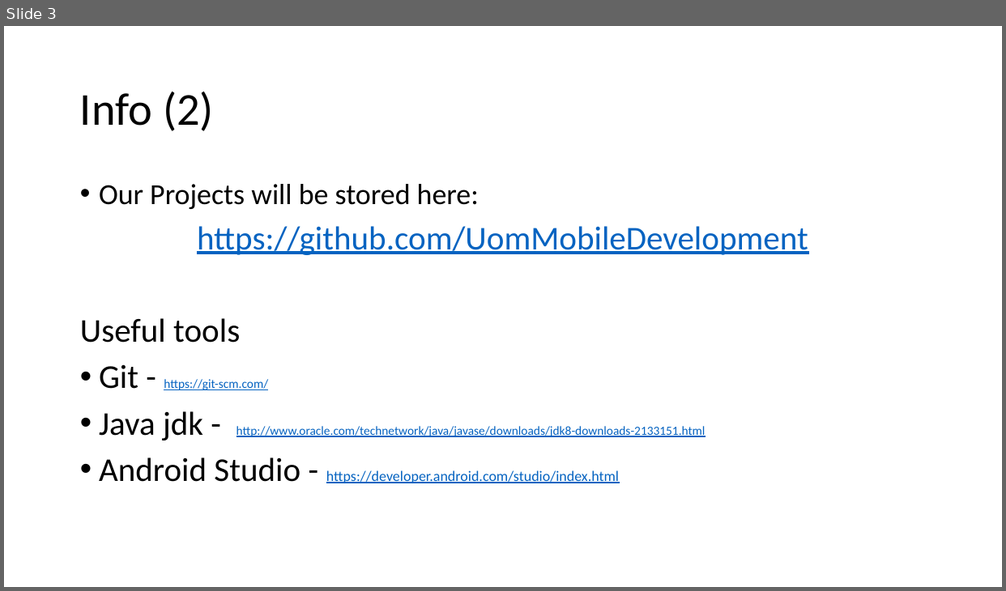
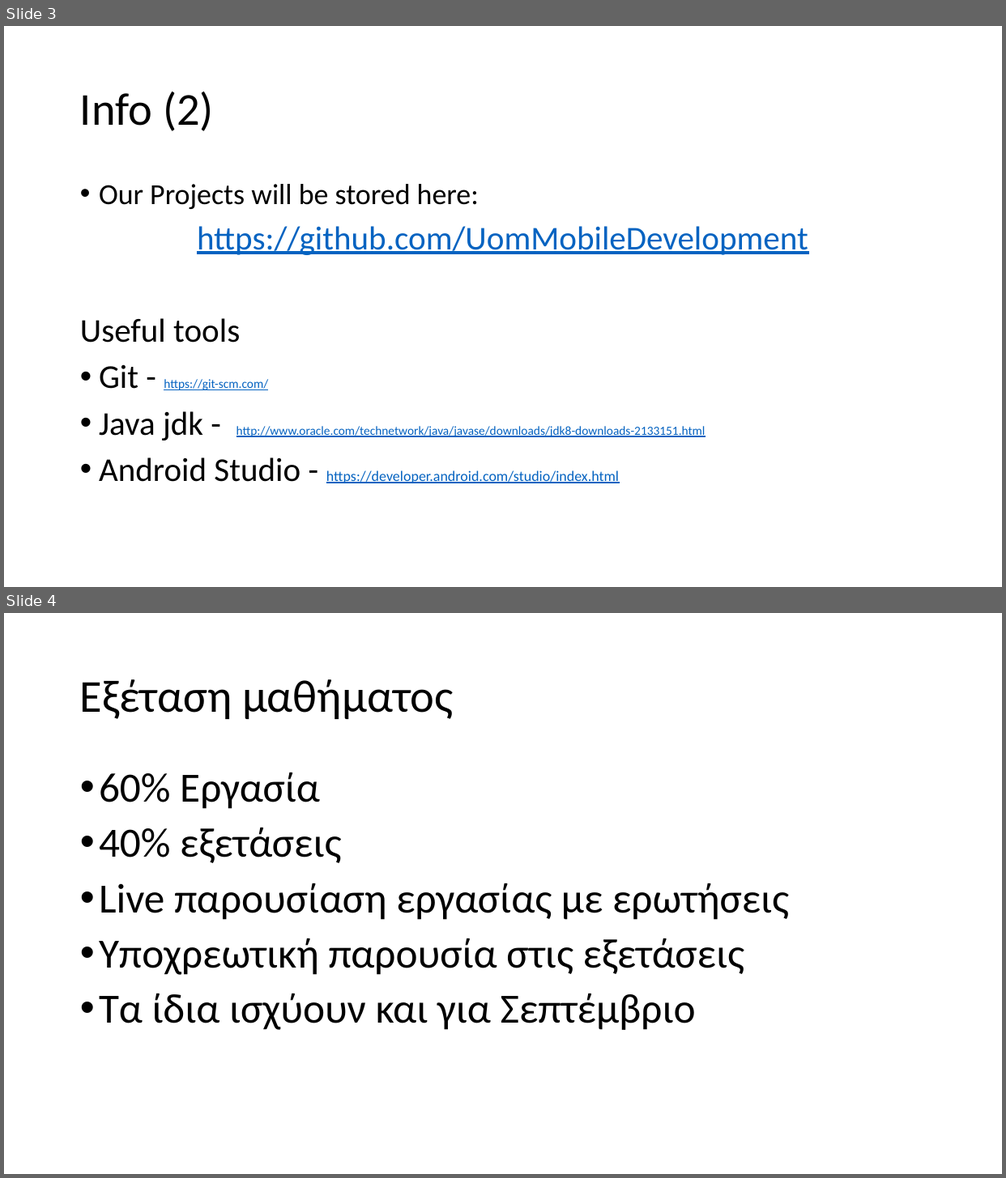
Before and after one commit to UomMobileDevelopment/Lesson_02_2019, a slide deck: Lesson_01_2018.pptx. Shown one above the other, each under a label of ours: slide 3 before the commit, slides 3 and 4 after it. The pictures are 1006x591 and 1006x1178 pixels, drawn with LibreOffice and Linux fonts; fonts in the diff are those of the drawing. Boxes give left, top, right and bottom in pixels: in the first picture for what was removed or moved away, otherwise in the second. Text is boxed around its words. In the diff, an @@ line names an element or a change of style, - is before the commit and + after.

Commit message:
Add files via upload
updated pptx

```diff
--- a/Lesson_01_2018.pptx
+++ b/Lesson_01_2018.pptx
@@ slide 4 added at (4, 613, 1002, 1174), background #FFFFFF @@
@@ title added at (80, 679, 453, 719), 44 pt, text #000000 @@
+Εξέταση μαθήματος
@@ text added at (99, 773, 789, 1030), 40 pt, text #000000 @@
+• 60% Εργασία
+• 40% εξετάσεις
+• Live παρουσίαση εργασίας με ερωτήσεις
+• Υποχρεωτική παρουσία στις εξετάσεις
+• Τα ίδια ισχύουν και για Σεπτέμβριο
```
